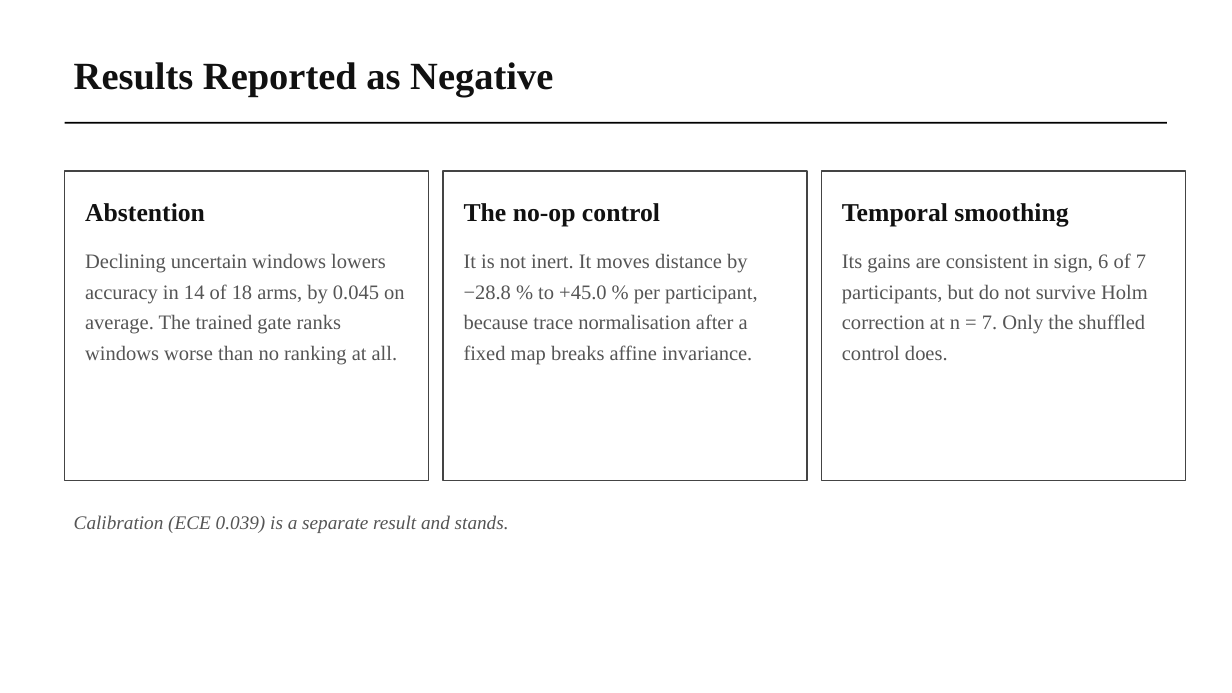
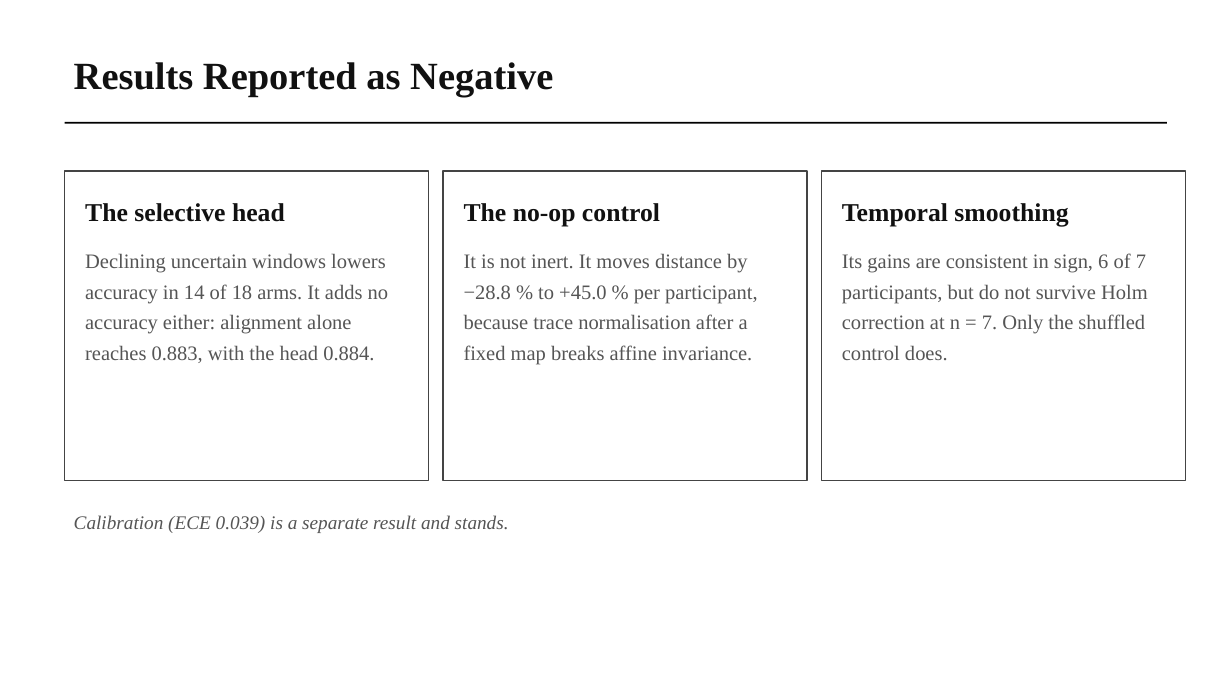
Before and after one commit to wshuv-o/calmnet, a slide deck: slide 13 of presentation/Updated_manuscript_presentation.pptx. Drawn at 1232x693 pixels with LibreOffice and Linux fonts; fonts in the diff are those of the drawing. Boxes give left, top, right and bottom in pixels: in the first picture for what was removed or moved away, otherwise in the second. Text is boxed around its words. In the diff, an @@ line names an element or a change of style, - is before the commit and + after.

```diff
--- a/presentation/Updated_manuscript_presentation.pptx
+++ b/presentation/Updated_manuscript_presentation.pptx
@@ text in rectangle at (85,203,388,363): text changed @@
-Abstention
-Declining uncertain windows lowers accuracy in 14 of 18 arms, by 0.045 on average. The trained gate ranks windows worse than no ranking at all.
+The selective head
+Declining uncertain windows lowers accuracy in 14 of 18 arms. It adds no accuracy either: alignment alone reaches 0.883, with the head 0.884.
```
Also in this commit, not shown: 1 other file.
